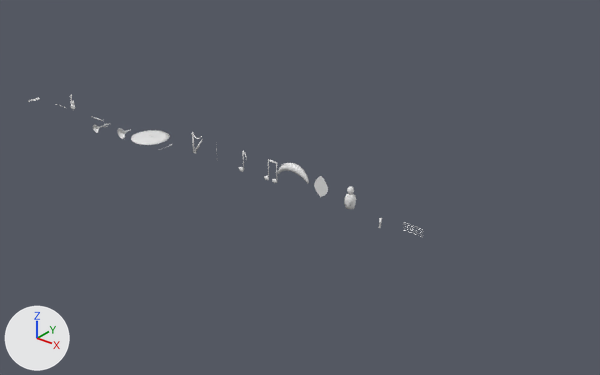
A saved change to the Blender file tools/blender/music/fx_music.blend.
Before and after are seen from a 50 mm lens placed at (40.88, -26.59, 16.6), pointed at (18.53, 1.34, -0.72). Arrows for +X, +Y and +Z are at lower left; the lights stay in place. The picture after the commit comes second.

The scene before the commit, as lines of its bpy script (objects in view):
```python
```
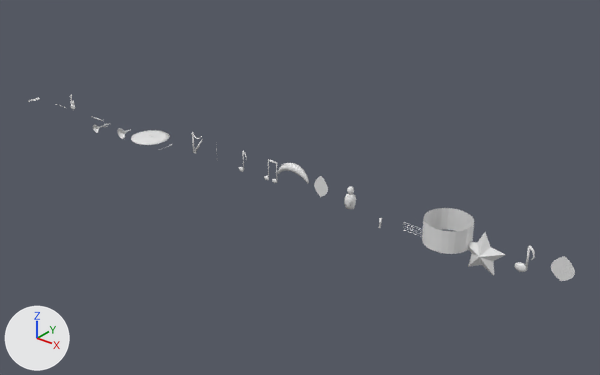
The change, as a list of edits to the scene's bpy script:
```text
Add me_mu_petalw:
    me_mu_petalw.from_pydata(...)  # 22 vertices, 14 faces; spans x -0.458..0.458, y 0.0, z 0.0..1.1
Add me_mu_npart:
    me_mu_npart.from_pydata(...)  # 110 vertices, 112 faces; spans x -0.253..0.495, y -0.117..0.117, z -0.19..1.052
    me_mu_npart.polygons.foreach_set('use_smooth', [True] * 112)
Add me_mu_star:
    me_mu_star.from_pydata(...)  # 12 vertices, 20 faces; spans x -0.95..0.95, y -0.3..0.3, z -0.81..1.0
Add me_mu_beam:
    me_mu_beam.from_pydata(...)  # 120 vertices, 96 faces; spans x -1.0..1.0, y -1.0..1.0, z 0.0..1.0
Add ob_mu_petalw:
    ob_mu_petalw = bpy.data.objects.new('mu_petalw', me_mu_petalw)
    ob_mu_petalw.location = (32.0, 0.0, 0.0)
Add ob_mu_npart:
    ob_mu_npart = bpy.data.objects.new('mu_npart', me_mu_npart)
    ob_mu_npart.location = (30.4, 0.0, 0.0)
Add ob_mu_star:
    ob_mu_star = bpy.data.objects.new('mu_star', me_mu_star)
    ob_mu_star.location = (28.8, 0.0, 0.0)
Add ob_mu_beam:
    ob_mu_beam = bpy.data.objects.new('mu_beam', me_mu_beam)
    ob_mu_beam.location = (27.2, 0.0, 0.0)
```

Where the change shows, as pixel boxes [x1, y1, x2, y2] in the pictures (600 x 375 px):
'mu_beam', added: after [422, 208, 474, 254]
'mu_star', added: after [468, 232, 505, 276]
'mu_petalw', added: after [551, 256, 575, 281]
'mu_npart', added: after [515, 245, 535, 272]
